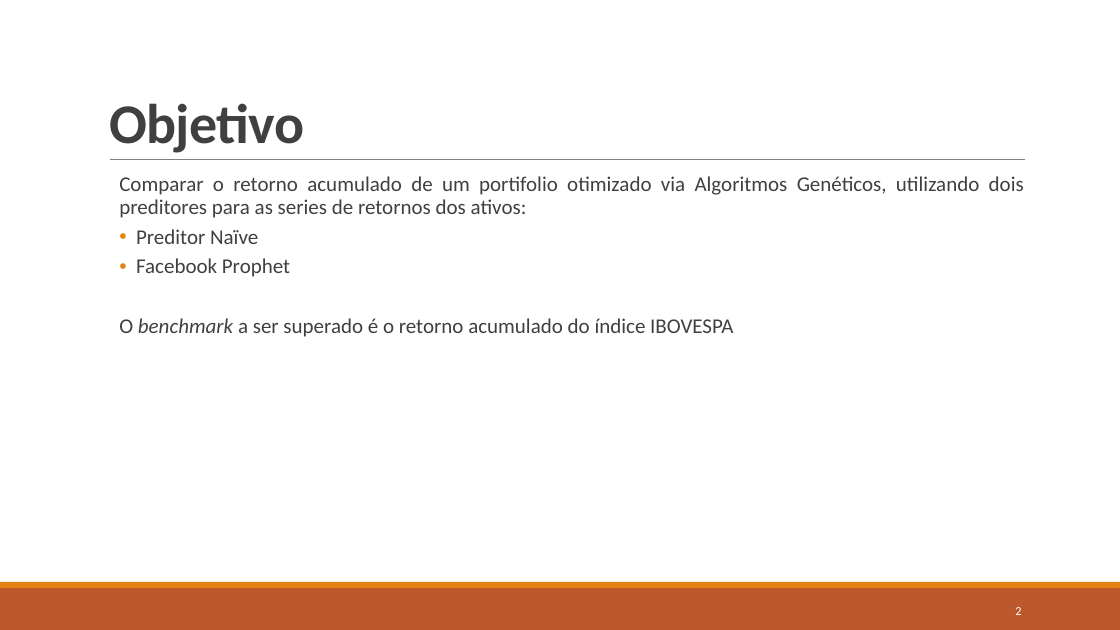
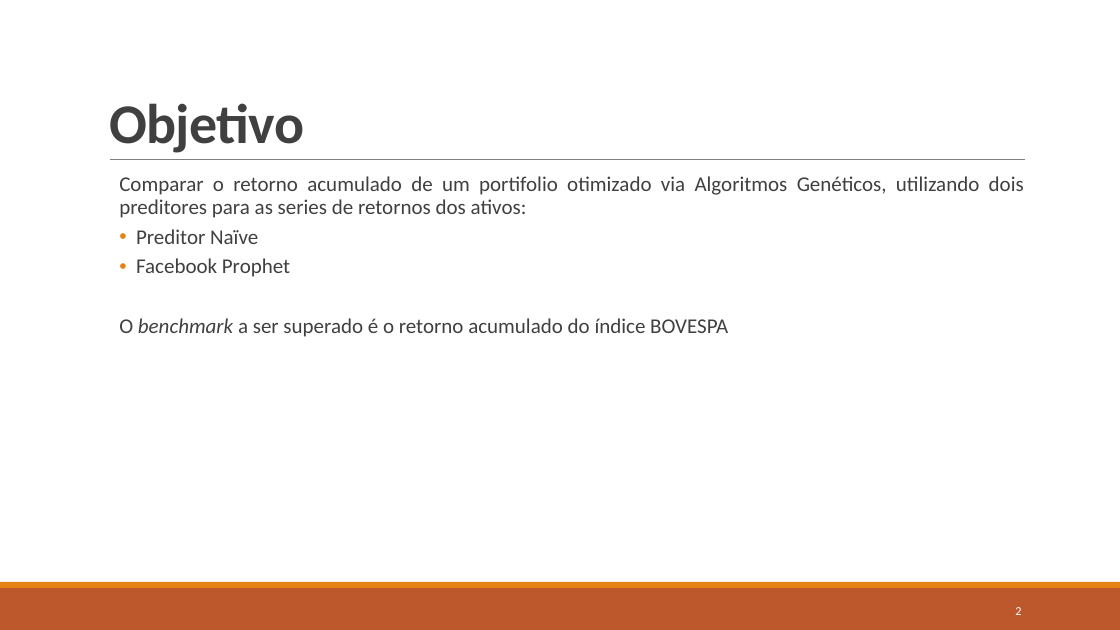
Before and after one commit to MathNog/Genetic-Algorithm-Project, a slide deck: slide 2 of presentation/Genetic Algorithm Portfolio Optimization with Stock Return Comparison.pptx. Drawn at 1120x630 pixels with LibreOffice and Linux fonts; fonts in the diff are those of the drawing. Boxes give left, top, right and bottom in pixels: in the first picture for what was removed or moved away, otherwise in the second. Text is boxed around its words. In the diff, an @@ line names an element or a change of style, - is before the commit and + after.

```diff
--- a/presentation/Genetic Algorithm Portfolio Optimization with Stock Return Comparison.pptx
+++ b/presentation/Genetic Algorithm Portfolio Optimization with Stock Return Comparison.pptx
@@ text at (x1=119, y1=318, x2=728, y2=337): text changed @@
-  O benchmark a ser superado é o retorno acumulado do índice IBOVESPA
+  O benchmark a ser superado é o retorno acumulado do índice BOVESPA
```
Also in this commit, not shown: 4 other slides changed, 17 other files.
